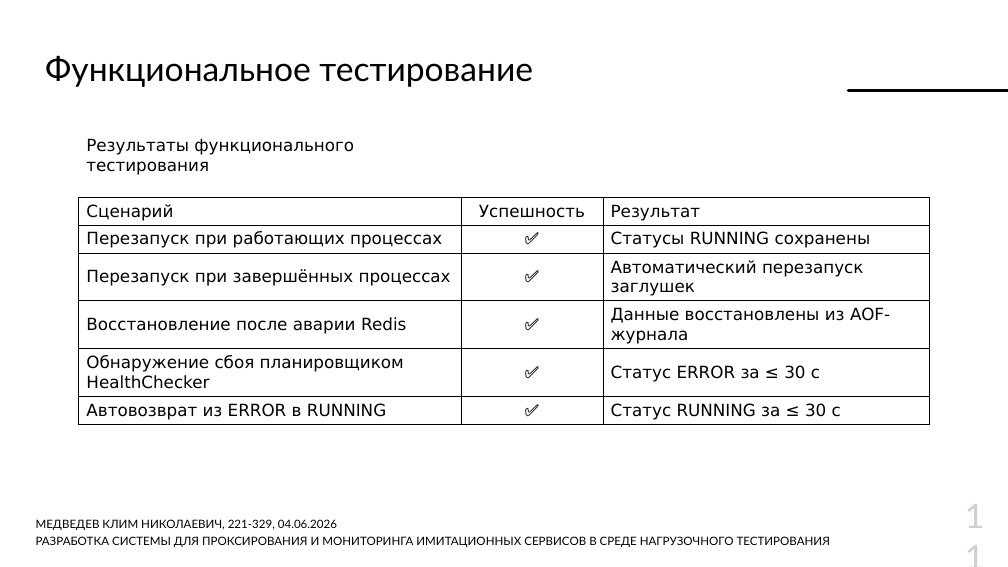
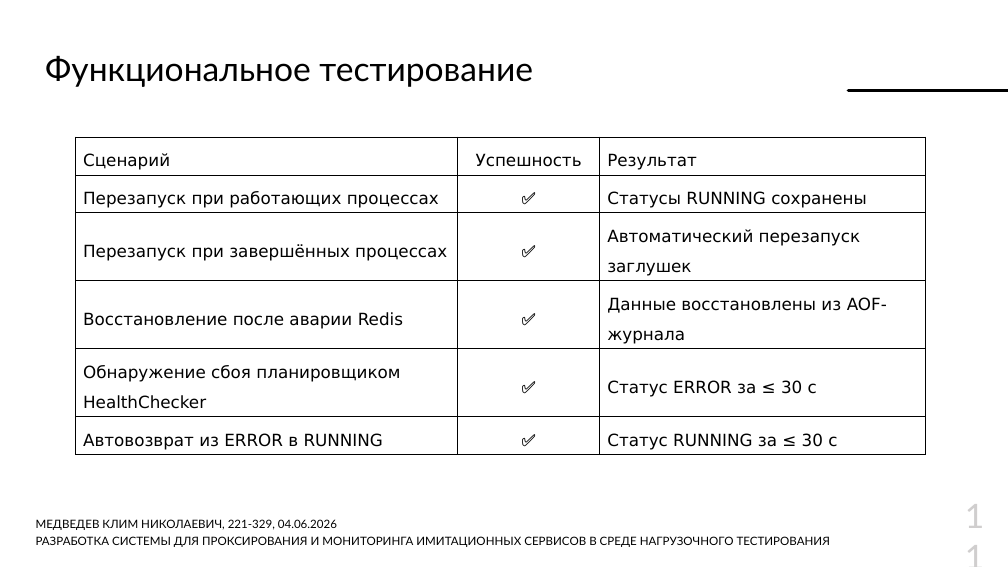
Before and after one commit to Lamardo43/educ-thesis, a slide deck: slide 11 of Thesis/docs/Презентация.pptx. Drawn at 1008x567 pixels with LibreOffice and Linux fonts; fonts in the diff are those of the drawing; background and template pictures are left out. Boxes give left, top, right and bottom in pixels: in the first picture for what was removed or moved away, otherwise in the second. Text is boxed around its words. In the diff, an @@ line names an element or a change of style, - is before the commit and + after.

```diff
--- a/Thesis/docs/Презентация.pptx
+++ b/Thesis/docs/Презентация.pptx
@@ table at [76, 137, 926, 454] @@
@@ line spacing 1 to 1.5 @@
@@ table: place and size @@
-table at [79, 197, 929, 424]
+table at [76, 137, 926, 454]
@@ text removed at [86, 138, 354, 175] @@
-Результаты функционального тестирования
```
Also in this commit, not shown: 10 other slides changed, 12 other files.
